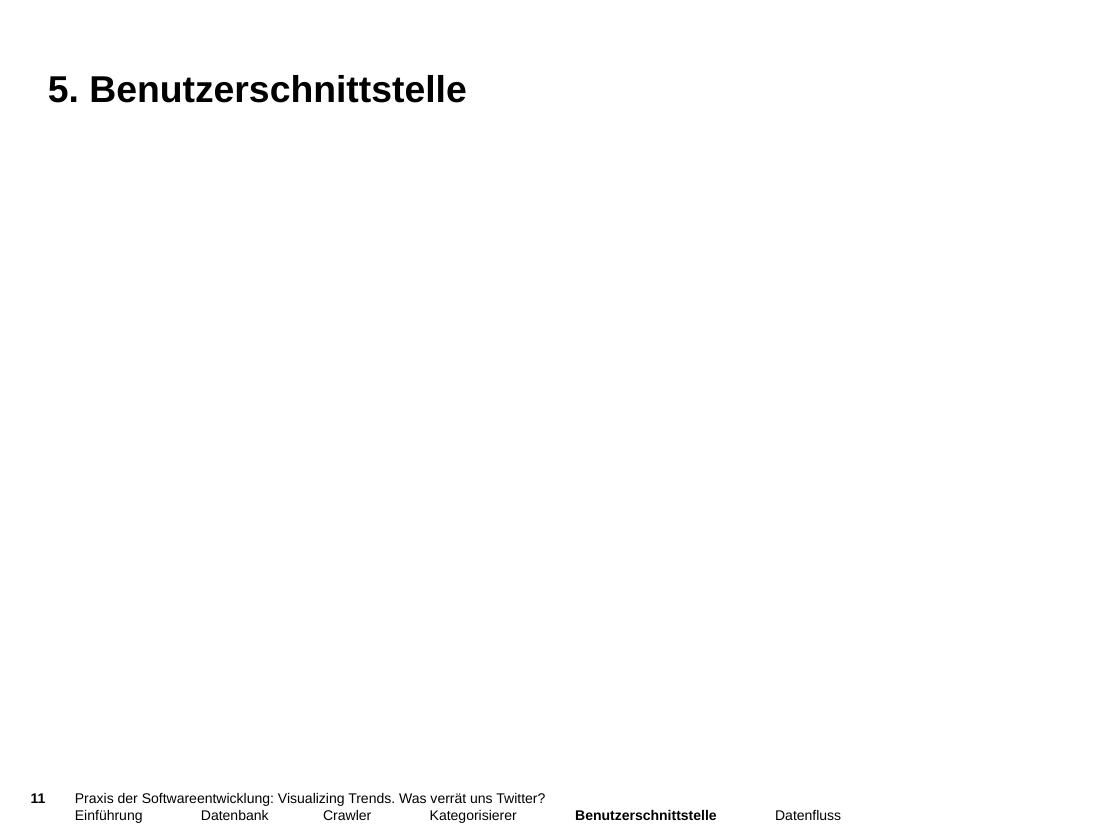
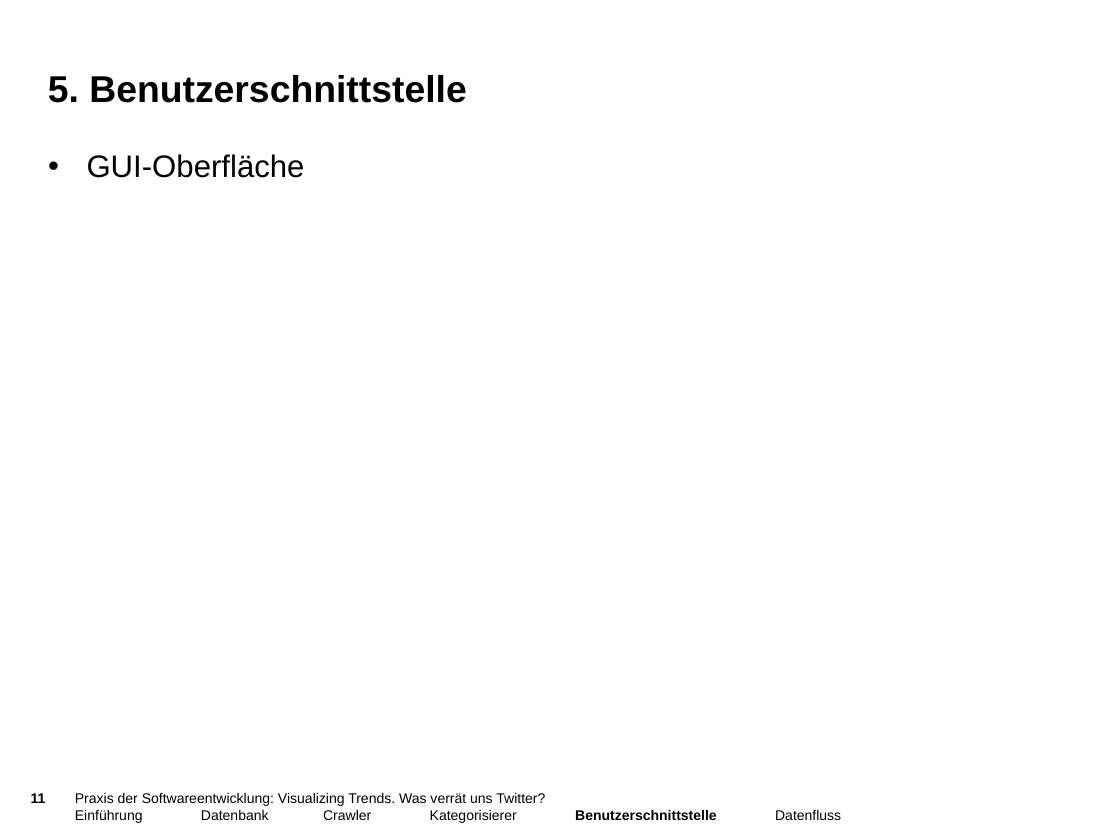
Before and after one commit to jaasmiin/twitterPSE, a slide deck: slide 11 of doc/entwurf/präsentation/pres_entwurf.pptx. Drawn at 1120x840 pixels with LibreOffice and Linux fonts; fonts in the diff are those of the drawing; background and template pictures are left out. Boxes give left, top, right and bottom in pixels: in the first picture for what was removed or moved away, otherwise in the second. Text is boxed around its words. In the diff, an @@ line names an element or a change of style, - is before the commit and + after.

```diff
--- a/doc/entwurf/präsentation/pres_entwurf.pptx
+++ b/doc/entwurf/präsentation/pres_entwurf.pptx
@@ text added at <box>87,154,305,178</box>, 20 pt, text #000000 @@
+• GUI-Oberfläche
```
Also in this commit, not shown: 6 slides added, 9 other files.
